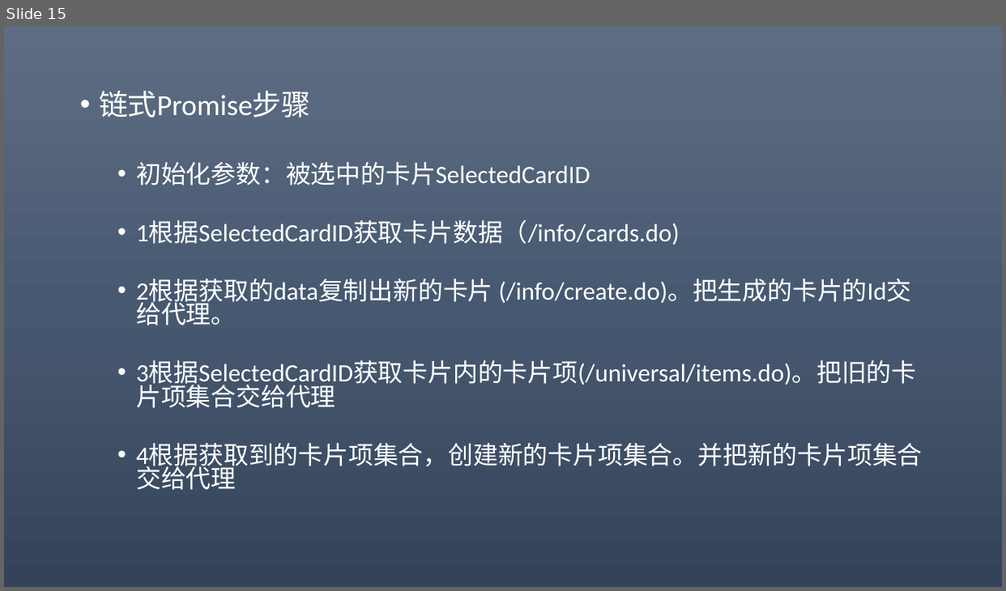
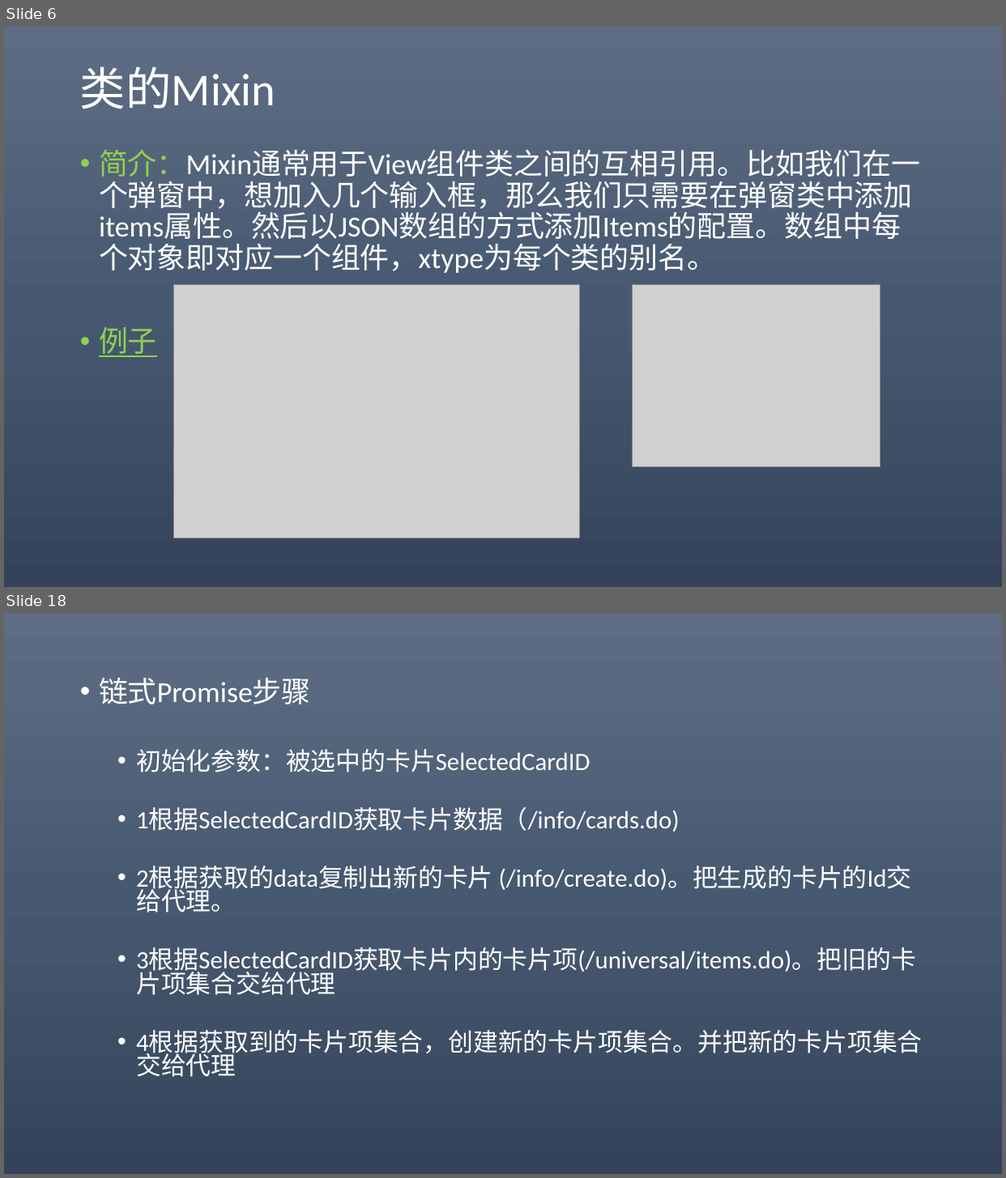
Before and after one commit to 369857519/AlgorithmPractise, a slide deck: eXT.pptx. Shown one above the other, each under a label of ours: slide 15 before the commit, slides 6 and 18 after it; the slides between them are not shown. The pictures are 1006x591 and 1006x1178 pixels, drawn with LibreOffice and Linux fonts; fonts in the diff are those of the drawing; grey boxes stand for pictures. Boxes give left, top, right and bottom in pixels: in the first picture for what was removed or moved away, otherwise in the second. Text is boxed around its words. In the diff, an @@ line names an element or a change of style, - is before the commit and + after.

```diff
--- a/eXT.pptx
+++ b/eXT.pptx
@@ slide 6 added at bbox=[4, 26, 1002, 587], background gradient #5E6D85 to #495A73 to #35445A @@
@@ title added at bbox=[80, 66, 275, 109], 44 pt, text #FFFFFF @@
+类的Mixin
@@ text added at bbox=[99, 150, 921, 357], 28 pt, text #FFFFFF @@
+• 简介：Mixin通常用于View组件类之间的互相引用。比如我们在一个弹窗中，想加入几个输入框，那么我们只需要在弹窗类中添加items属性。然后以JSON数组的方式添加Items的配置。数组中每个对象即对应一个组件，xtype为每个类的别名。
+• 例子
@@ picture added at bbox=[174, 285, 580, 539] @@
@@ picture added at bbox=[633, 285, 880, 467] @@
@@ what was slide 15 is now slide 18 @@
```
Also in this commit, not shown: 7 slides changed, 13 other slides added, 11 slides removed, 10 other files.
